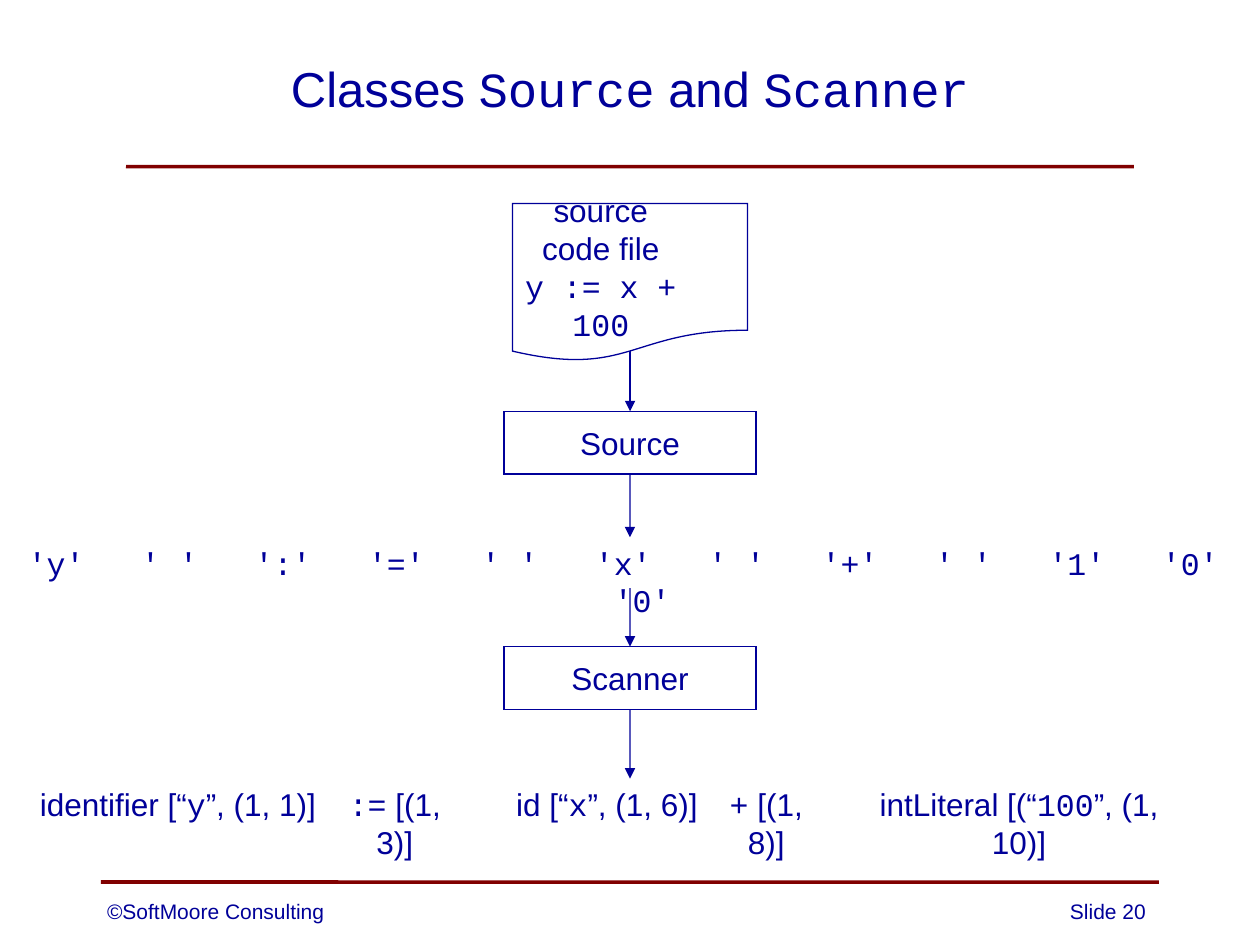
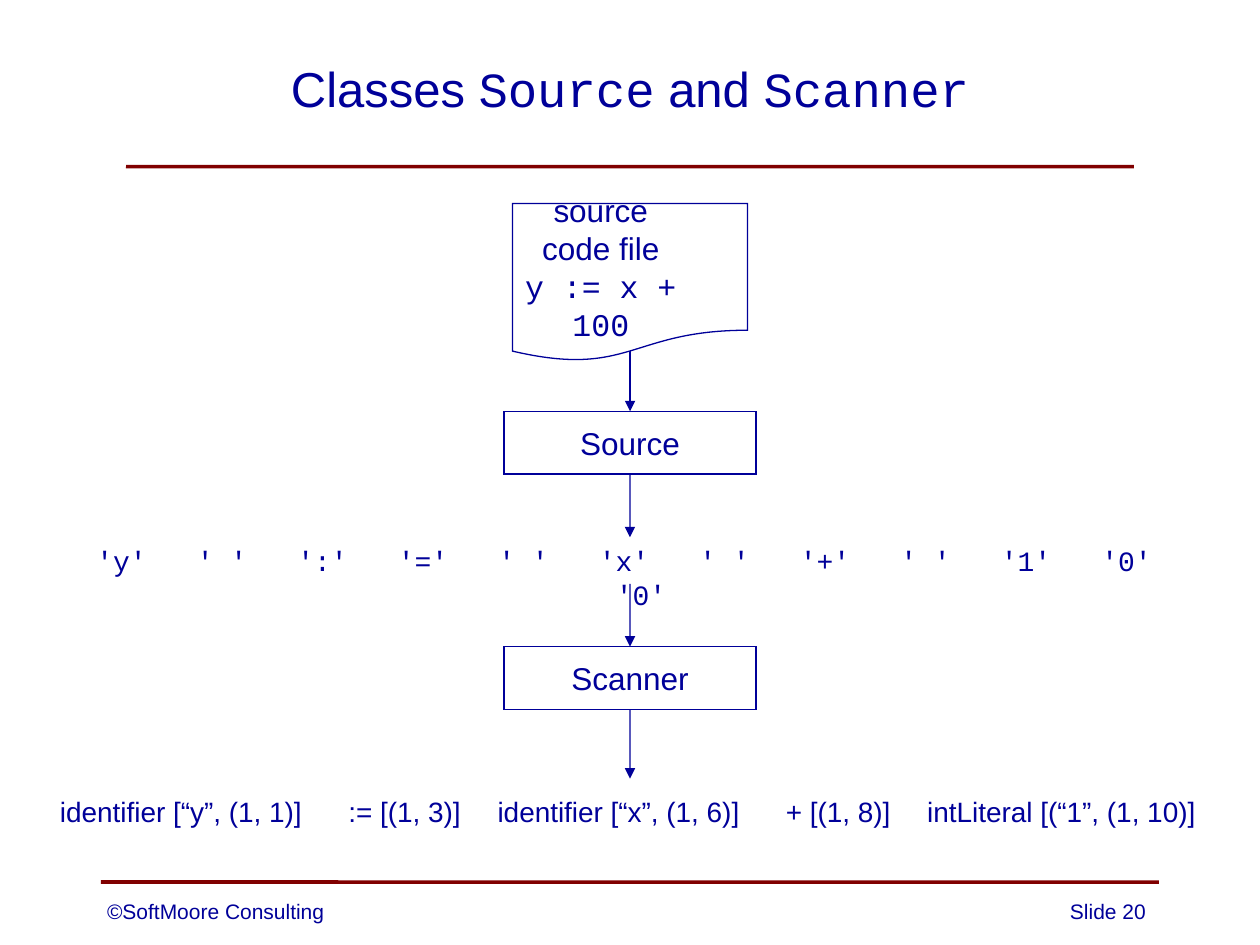
Before and after one commit to SoftMoore/CPRL-Kt-2nd, a slide deck: slide 20 of PowerPoints/05 - Lexical Analysis.pptx. Drawn at 1260x945 pixels with LibreOffice and Linux fonts; fonts in the diff are those of the drawing. Boxes give left, top, right and bottom in pixels: in the first picture for what was removed or moved away, otherwise in the second. Text is boxed around its words. In the diff, an @@ line names an element or a change of style, - is before the commit and + after.

Commit message:
minor improvements to a couple of PowerPoint slides

```diff
--- a/PowerPoints/05 - Lexical Analysis.pptx
+++ b/PowerPoints/05 - Lexical Analysis.pptx
@@ text "'y' ' ' ':' '=' ...": place and size @@
-text "'y' ' ' ':' '=' ..." at [28, 552, 1219, 582]
+text "'y' ' ' ':' '=' ..." at [96, 551, 1151, 577]
@@ text "'y' ' ' ':' '=' ..." at [96, 551, 1151, 577]: size 18 to 16 pt @@
@@ arrow moved from (630, 588) - (630, 646) to (630, 583) - (630, 646) @@
@@ text "identifier [“y”, (1, 1)]": place and size @@
-text "identifier [“y”, (1, 1)]" at [40, 793, 316, 822]
+text "identifier [“y”, (1, 1)]" at [60, 801, 302, 828]
@@ text "identifier [“y”, (1, 1)]" at [60, 801, 302, 828]: size 18 to 16 pt; font Courier New to Arial in "[“y”," @@
@@ text ":= [(1, 3)]": place and size @@
-text ":= [(1, 3)]" at [376, 793, 440, 860]
+text ":= [(1, 3)]" at [380, 801, 461, 828]
@@ text ":= [(1, 3)]" at [380, 801, 461, 828]: size 18 to 16 pt; font Courier New to Arial in ":=" @@
@@ text at [498, 801, 740, 828]: text changed; size 18 to 16 pt @@
-id [“x”, (1, 6)]
+identifier [“x”, (1, 6)]
@@ text "+ [(1, 8)]": place and size @@
-text "+ [(1, 8)]" at [748, 793, 802, 860]
+text "+ [(1, 8)]" at [810, 801, 891, 828]
@@ text "+ [(1, 8)]" at [810, 801, 891, 828]: size 18 to 16 pt; font Courier New to Arial in "+" @@
@@ text at [927, 801, 1195, 828]: text changed; size 18 to 16 pt @@
-intLiteral [(“100”, (1, 10)]
+intLiteral [(“1”, (1, 10)]
```
